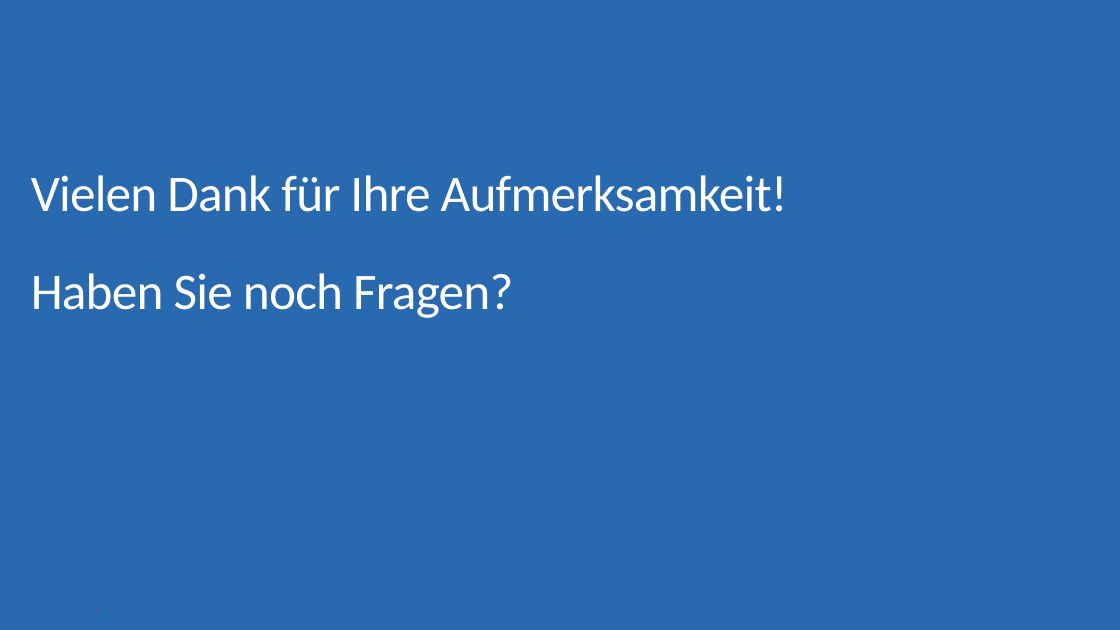
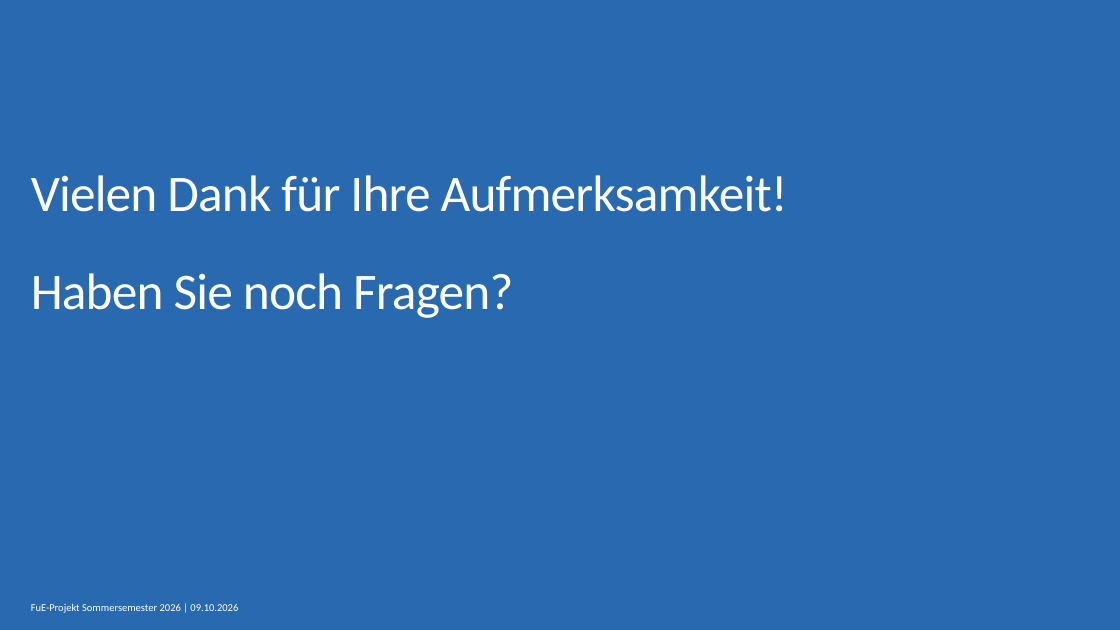
Before and after one commit to Luze212/roboter_tetris, a slide deck: slide 13 of docs/Abschlussprasentation_RoboterTetris_V03.pptx. Drawn at 1120x630 pixels with LibreOffice and Linux fonts; fonts in the diff are those of the drawing; background and template pictures are left out. Boxes give left, top, right and bottom in pixels: in the first picture for what was removed or moved away, otherwise in the second. Text is boxed around its words. In the diff, an @@ line names an element or a change of style, - is before the commit and + after.

```diff
--- a/docs/Abschlussprasentation_RoboterTetris_V03.pptx
+++ b/docs/Abschlussprasentation_RoboterTetris_V03.pptx
@@ text added at (x1=31, y1=603, x2=238, y2=613), 9.1 pt, text #FFFFFF @@
+FuE-Projekt Sommersemester 2026 | 09.10.2026
```
Also in this commit, not shown: 15 other slides changed.
